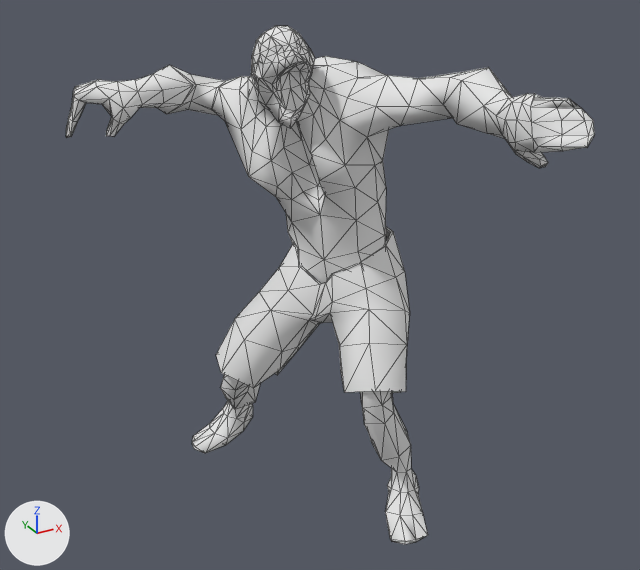
An edit to the OBJ model assets/models/monster_02/attack/monster02_attack_005.obj, drawn before and after from the same camera.
Before and after are seen from a 50 mm lens placed at (-146.0, -263.0, 210.0), pointed at (-18.0, -30.0, 93.0). Arrows for +X, +Y and +Z are at lower left; the lights stay in place. Mesh edges are drawn as thin lines. Where no turn or scale is listed for an object, it has been applied to the vertices.

Objects in the first picture: 'monster02_attack_005'.
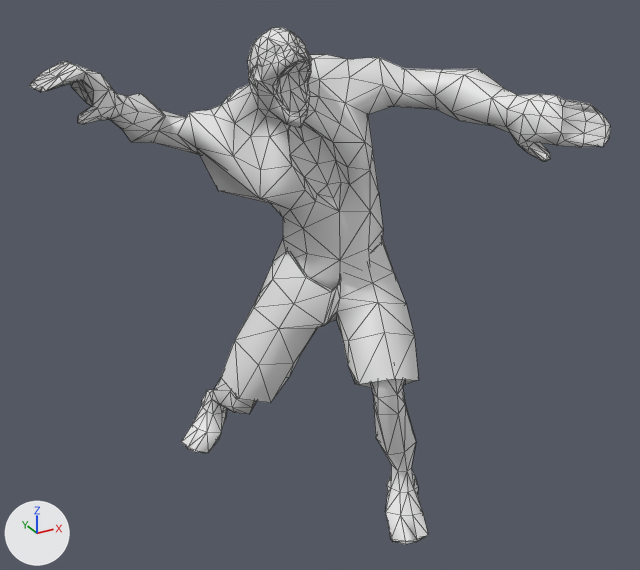
Boxes [x1, y1, x2, y2] around the edits, measured in the pictures (640 x 570 px; the box of a moved part takes in the faces that stretch with it):
'monster02_attack_005', reshaped (10% wider)
    before: [66, 26, 595, 544]
    after: [29, 27, 611, 544]
part 1 of me_monster02_attack_005, moved or reshaped
    before: [192, 375, 260, 453]
    after: [182, 378, 257, 453]
part 2 of me_monster02_attack_005, moved or reshaped
    before: [66, 26, 595, 472]
    after: [29, 27, 611, 471]

Diff of the bpy script that builds the scene:
```diff
--- a/assets/models/monster_02/attack/monster02_attack_005.obj.py
+++ b/assets/models/monster_02/attack/monster02_attack_005.obj.py
@@ me_monster02_attack_005 @@
 # used by ob_monster02_attack_005; location = (0.0, 0.0, 0.0)
-me_monster02_attack_005.from_pydata(...)  # 634 vertices, 1214 faces; spans x -81.0..23.0, y -111.0..46.0, z -1.0..175.0
+me_monster02_attack_005.from_pydata(...)  # 634 vertices, 1214 faces; spans x -94.0..52.0, y -79.0..48.0, z -1.0..174.0
+# me_monster02_attack_005 part 1: the loose piece of 62 vertices spanning x -43.0..-14.0, y -8.0..42.0, z 1.0..60.0 is multiplied about its middle by the matrix ((0.882, -0.426, -0.206), (0.415, 0.876, -0.2), (0.194, 0.086, 0.952)), then moved by (-3.0, -1.0, 0.0)
+# me_monster02_attack_005 part 2: 532 of 634 vertices moved; they spanned x -81.0..23.0, y -111.0..46.0, z 30.0..175.0 and now span x -94.0..52.0, y -79.0..39.0, z 31.0..174.0; mean shift (2.0, 2.0, -1.0); largest move (12.0, -110.0, 160.0) -> (52.0, -79.0, 148.0)
 me_monster02_attack_005.materials.append(mat_monster2_low_poly_fingers_off_rigged_parasitezombiesg)
```
